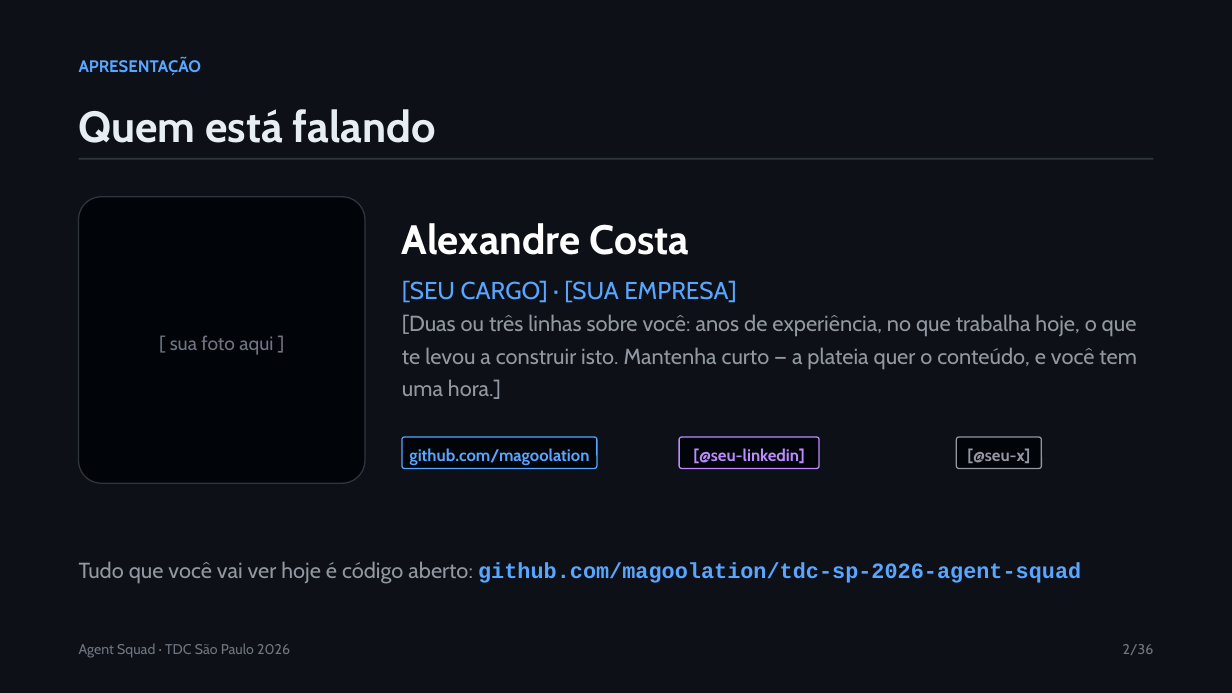
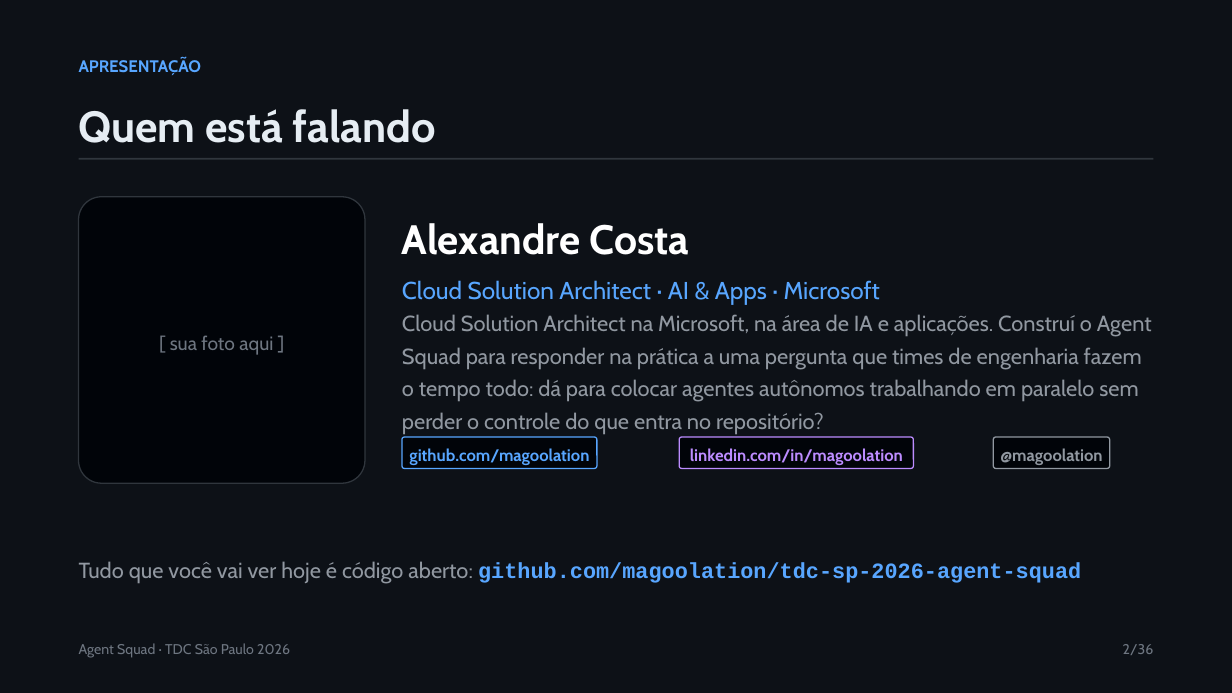
Before and after one commit to magoolation/tdc-sp-2026-agent-squad, a slide deck: slide 2 of docs/apresentacao/Agent-Squad-TDC-SP-2026.pptx. Drawn at 1232x693 pixels with LibreOffice and Linux fonts; fonts in the diff are those of the drawing. Boxes give left, top, right and bottom in pixels: in the first picture for what was removed or moved away, otherwise in the second. Text is boxed around its words. In the diff, an @@ line names an element or a change of style, - is before the commit and + after.

```diff
--- a/docs/apresentacao/Agent-Squad-TDC-SP-2026.pptx
+++ b/docs/apresentacao/Agent-Squad-TDC-SP-2026.pptx
@@ text at [402, 280, 880, 305]: text changed @@
-[SEU CARGO] · [SUA EMPRESA]
+Cloud Solution Architect · AI & Apps · Microsoft
@@ text at [402, 314, 1152, 434]: text changed @@
-[Duas ou três linhas sobre você: anos de experiência, no que trabalha hoje, o que te levou a construir isto. Mantenha curto — a plateia quer o conteúdo, e você tem uma hora.]
+Cloud Solution Architect na Microsoft, na área de IA e aplicações. Construí o Agent Squad para responder na prática a uma pergunta que times de engenharia fazem o tempo todo: dá para colocar agentes autônomos trabalhando em paralelo sem perder o controle do que entra no repositório?
@@ rounded rectangle "linkedin.com/in/magoolation": place and size @@
-rounded rectangle "linkedin.com/in/magoolation" at [679, 437, 819, 469]
+rounded rectangle "linkedin.com/in/magoolation" at [679, 437, 914, 469]
@@ text in rounded rectangle at [690, 448, 903, 465]: text changed @@
-[@seu-linkedin]
+linkedin.com/in/magoolation
@@ rounded rectangle "@magoolation": place and size @@
-rounded rectangle "@magoolation" at [957, 437, 1042, 469]
+rounded rectangle "@magoolation" at [994, 437, 1110, 469]
@@ text in rounded rectangle at [1000, 448, 1102, 465]: text changed @@
-[@seu-x]
+@magoolation
```
Also in this commit, not shown: 1 other slide changed, 3 other files.
